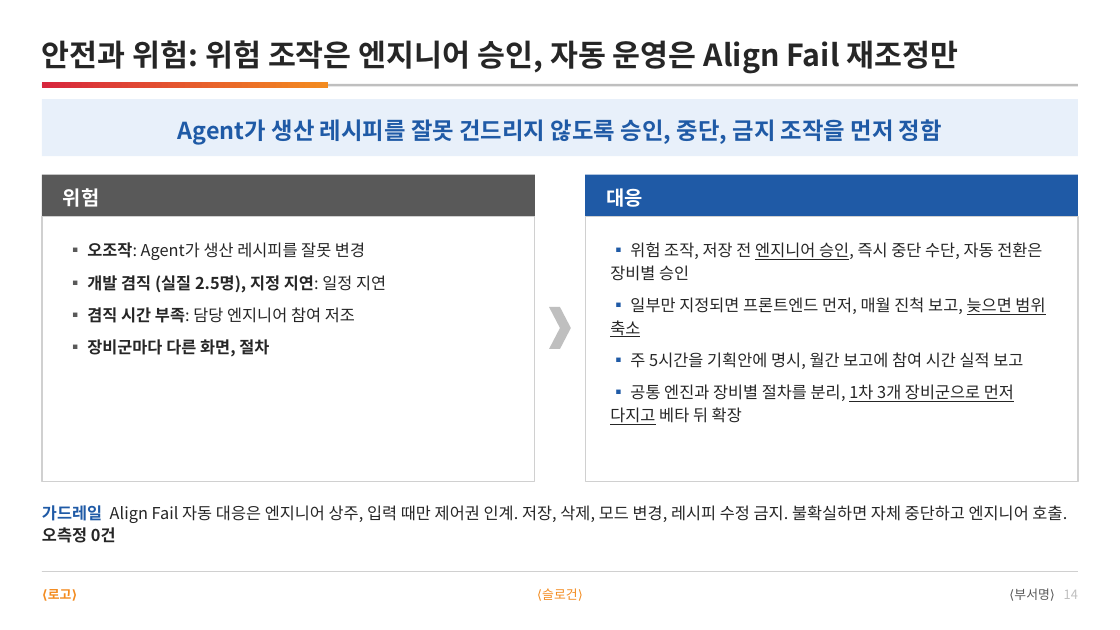
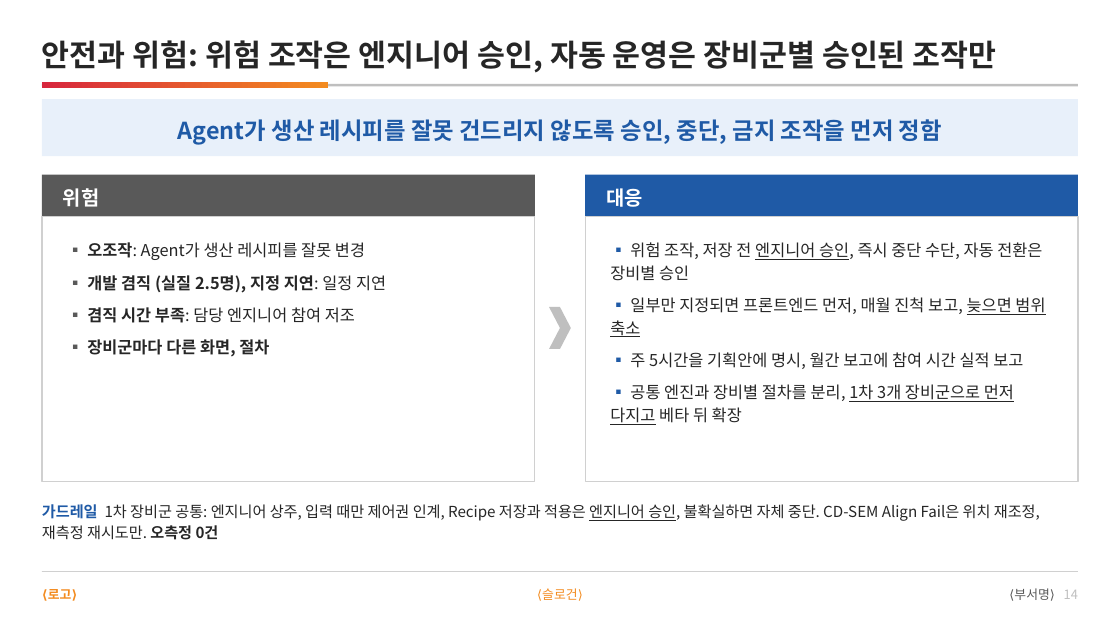
Before and after one commit to DarrenKoi/pm_notes, a slide deck: slide 14 of my-task/arc-tf/deliverables/arc-tf-proposal.pptx. Drawn at 1120x630 pixels with LibreOffice and Linux fonts; fonts in the diff are those of the drawing. Boxes give left, top, right and bottom in pixels: in the first picture for what was removed or moved away, otherwise in the second. Text is boxed around its words. In the diff, an @@ line names an element or a change of style, - is before the commit and + after.

```diff
--- a/my-task/arc-tf/deliverables/arc-tf-proposal.pptx
+++ b/my-task/arc-tf/deliverables/arc-tf-proposal.pptx
@@ text at (42,40,997,73): text changed @@
-안전과 위험: 위험 조작은 엔지니어 승인, 자동 운영은 Align Fail 재조정만
+안전과 위험: 위험 조작은 엔지니어 승인, 자동 운영은 장비군별 승인된 조작만
@@ text at (42,504,1040,540): text changed; size 14 to 13 pt @@
-가드레일 Align Fail 자동 대응은 엔지니어 상주, 입력 때만 제어권 인계. 저장, 삭제, 모드 변경, 레시피 수정 금지. 불확실하면 자체 중단하고 엔지니어 호출. 오측정 0건
+가드레일 1차 장비군 공통: 엔지니어 상주, 입력 때만 제어권 인계, Recipe 저장과 적용은 엔지니어 승인, 불확실하면 자체 중단. CD-SEM Align Fail은 위치 재조정, 재측정 재시도만. 오측정 0건
```
Also in this commit, not shown: 3 other files.
